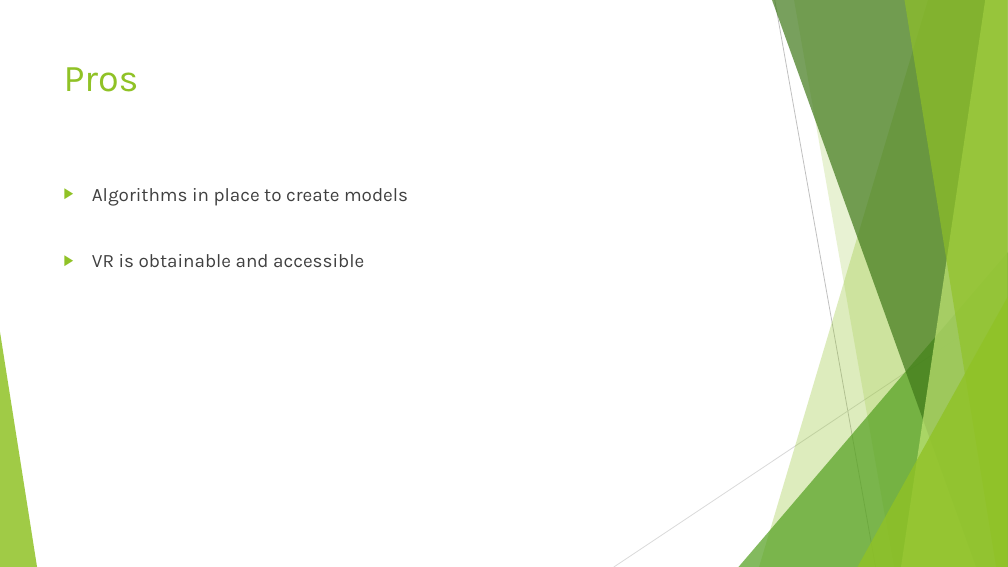
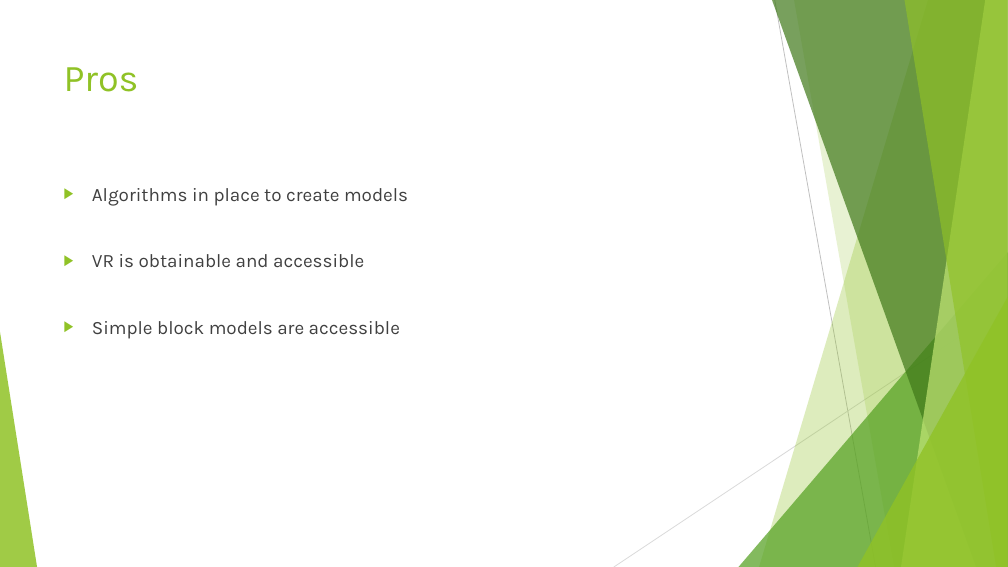
Before and after one commit to junmin-yee/Landmarked, a slide deck: slide 11 of Idea Presentation.pptx. Drawn at 1008x567 pixels with LibreOffice and Linux fonts; fonts in the diff are those of the drawing. Boxes give left, top, right and bottom in pixels: in the first picture for what was removed or moved away, otherwise in the second. Text is boxed around its words. In the diff, an @@ line names an element or a change of style, - is before the commit and + after.

```diff
--- a/Idea Presentation.pptx
+++ b/Idea Presentation.pptx
@@ text at (92, 321, 400, 339): paragraph added @@
+▶ Simple block models are accessible
```
